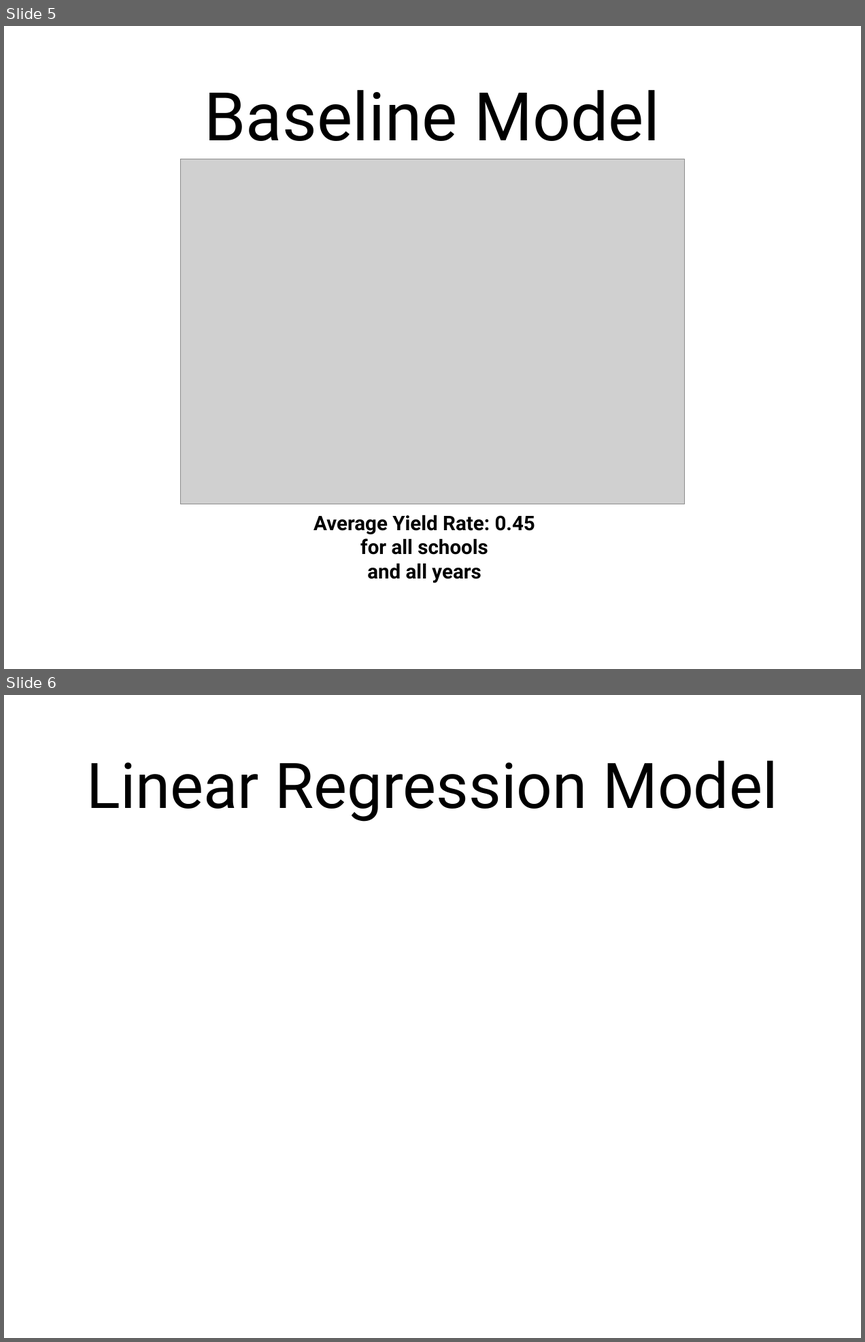
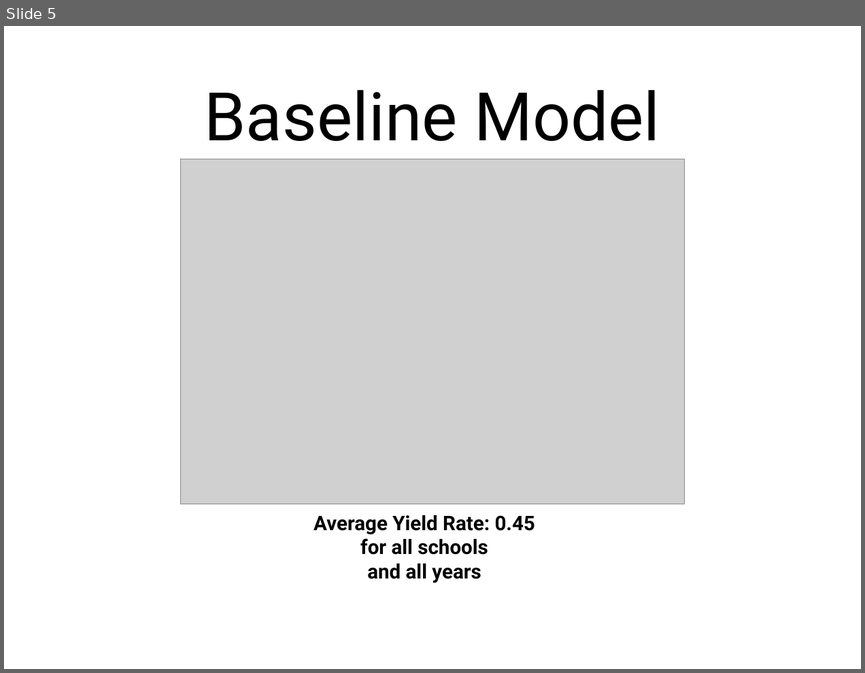
Before and after one commit to NickCrews/projectPC341, a slide deck: docs/iteration3/final_iteration.pptx. Shown one above the other, each under a label of ours: slides 5 and 6 before the commit, slide 5 after it. The pictures are 865x1342 and 865x673 pixels, drawn with LibreOffice and Linux fonts; fonts in the diff are those of the drawing; grey boxes stand for pictures. Boxes give left, top, right and bottom in pixels: in the first picture for what was removed or moved away, otherwise in the second. Text is boxed around its words. In the diff, an @@ line names an element or a change of style, - is before the commit and + after.

```diff
--- a/docs/iteration3/final_iteration.pptx
+++ b/docs/iteration3/final_iteration.pptx
@@ slide 6 removed at box(4, 695, 861, 1338), background #FFFFFF @@
@@ title removed at box(86, 760, 777, 821) @@
-Linear Regression Model
```
Also in this commit, not shown: 2 slides changed, 2 slides added, 1 other slide removed.
